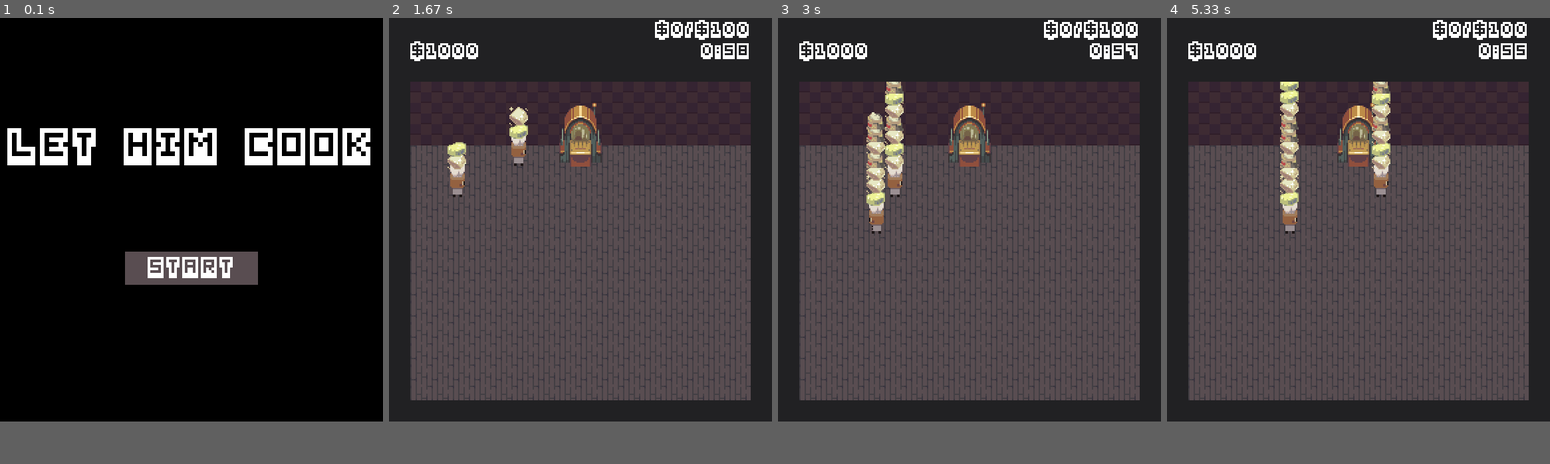
Above: before the commit, frames 1-4 (left to right).
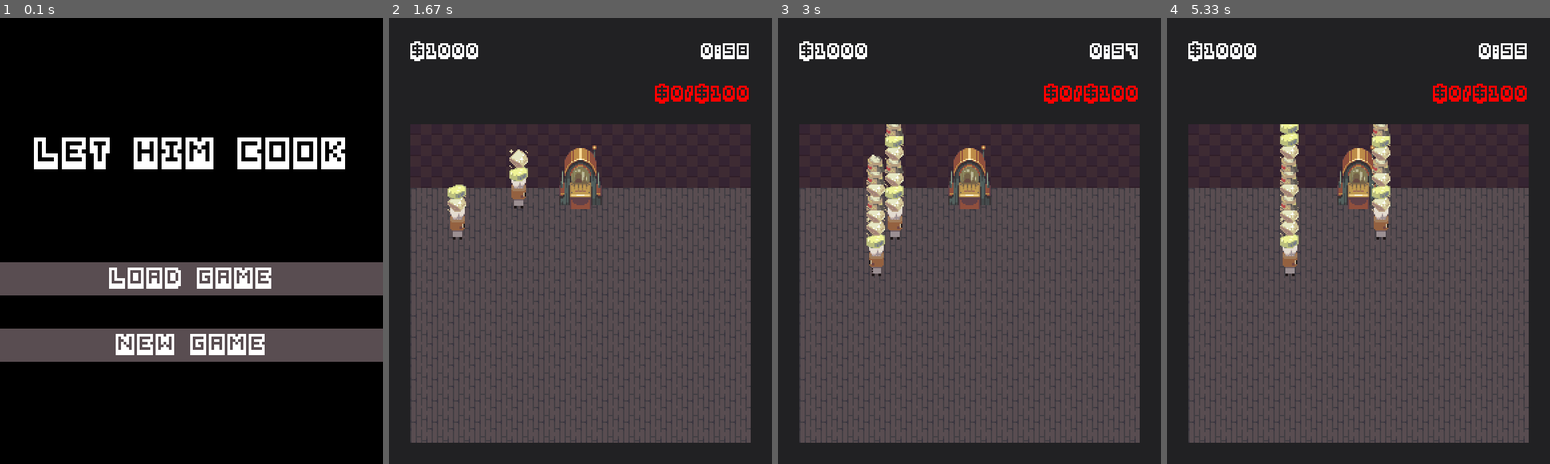
Above: after the commit, the same moments.

Repository: Feiyang0303/Let-Him-Cook
Game: pygame game, started from main.py
Same seed, same stepped clock (60 frames per second), same inputs: the game is played once before the commit and once after it.
Inputs (mouse positions are in pixels of both pictures, inside the frame that each line leads up to):
- Up to frame 1 (0.1 s): no input
- Up to frame 2 (1.67 s): click (584, 272) at 0.38 s; hold Right 0.67-1.13 s; move the mouse to (446, 406) at 0.7 s; hold Up 1.17-1.47 s; move the mouse to (438, 249) at 1.2 s; tap Space at 1.23, 1.57 s; hold Right from 1.5 s (still down); move the mouse to (569, 218) at 1.53 s
- Up to frame 3 (3 s): tap Space at 1.87, 2.07, 2.37, 2.63, 2.97 s; release Right at 1.97 s; hold Left 2-2.53 s; move the mouse to (1015, 227) at 2.03 s; tap Shift at 2.15 s; hold Down 2.57-2.87 s; move the mouse to (1030, 178) at 2.6 s; tap 0 at 2.72 s; hold Left from 2.9 s (still down); move the mouse to (938, 356) at 2.93 s
- Up to frame 4 (5.33 s): tap Space at 3.27, 3.4, 3.8, 4.1, 4.47, 4.87, 5.17 s; release Left at 3.3 s; hold Up 3.33-3.7 s; move the mouse to (1274, 379) at 3.37 s; tap Shift at 3.48, 4.95 s; hold Right 3.73-4.37 s; move the mouse to (1396, 334) at 3.77 s; tap 0 at 3.88 s; hold Down 4.4-4.77 s; move the mouse to (1431, 111) at 4.43 s; hold Left 4.8-5.27 s; move the mouse to (1262, 258) at 4.83 s; hold Right from 5.3 s (still down)
In our replay, the window is 576x608 before the commit and 576x672 after it. These sizes can differ from the game's own. Grey fills any space a smaller window leaves; there, only what the larger window draws over its background counts as a difference.

The runs differ from the first frame. In frame 1, 19% of the frame differs, in the area x 0-100%, y 24-78%; in frame 2, 22%; in frame 3, 23%; in frame 4, 23%, in the area x 5-95%, y 0-96%.

Commit message:
Added Quotas to fufill each day
Selling items now adds to the quota instead of the players money. Money is given at the end of the day instead.

Diff:
--- a/game.py
+++ b/game.py
@@ -61,12 +61,13 @@
         self.storage_menu = StorageMenu(self, pg.Vector2(12 * TILE_WIDTH, 10 * TILE_HEIGHT))
         self.buy_item_menu = ItemBuyMenu(self, pg.Vector2(12 * TILE_WIDTH, 10 * TILE_HEIGHT))
 
-        self.scoreText = Text(self, pg.Vector2(MARGIN, MARGIN), "fonts/pixel-bit-advanced.ttf", 24, (255, 255, 255), text=f"${AERSOL}")
+        self.money_text = Text(self, pg.Vector2(MARGIN, MARGIN), "fonts/pixel-bit-advanced.ttf", 24, (255, 255, 255), text=f"${STARTING_MONEY}")
 
-        self.quotaText = Text(self, pg.Vector2(SCREEN_WIDTH - MARGIN, 0), "fonts/pixel-bit-advanced.ttf", 24, (255, 255, 255), justification=JUSTIFY_RIGHT, text=f"$0/${100}")
-        self.timerText = Text(self, pg.Vector2(SCREEN_WIDTH - MARGIN, MARGIN), "fonts/pixel-bit-advanced.ttf", 24, (255, 255, 255), justification=JUSTIFY_RIGHT, text="1:00")
+        self.quota_text = Text(self, pg.Vector2(SCREEN_WIDTH - MARGIN, MARGIN * 3), "fonts/pixel-bit-advanced.ttf", 24, (255, 255, 255), justification=JUSTIFY_RIGHT, text=f"$0/${100}")
+        self.timer_text = Text(self, pg.Vector2(SCREEN_WIDTH - MARGIN, MARGIN), "fonts/pixel-bit-advanced.ttf", 24, (255, 255, 255), justification=JUSTIFY_RIGHT, text="1:00")
 
-        self.money = AERSOL
+        self.money = STARTING_MONEY
+        self.money_made_today = 0
 
         self.day_manager = DayManager(self)
         self.wave_state = COOK_WAVE
@@ -130,7 +131,7 @@
             self.storage_menu.immuneUpdate()
             self.world_editor.immuneUpdate()
 
-            self.scoreText.set_text(f"${self.money}")
+            self.money_text.set_text(f"${self.money}")
 
     def draw(self):
         if self.state==MAIN_MENU_STATE:
@@ -143,9 +144,9 @@
             self.player2.draw()
             self.world_renderer.draw()
             self.world_editor.draw()
-            self.scoreText.draw()
-            self.quotaText.draw()
-            self.timerText.draw()
+            self.money_text.draw()
+            self.quota_text.draw()
+            self.timer_text.draw()
 
             # these menus should really be handling that themselves....
             # ...whatever.
--- a/mainscreen.py
+++ b/mainscreen.py
@@ -8,29 +8,41 @@
 class MainMenu:
     def __init__(self, game):
         self.game = game
-        self.title_text = Text(game, pg.Vector2(SCREEN_WIDTH / 2, SCREEN_HEIGHT / 4), "fonts/pixel-bit-advanced.ttf",
-                               56, (255, 255, 255), justification=JUSTIFY_CENTER, text='LET HIM COOK')
-        self.start_button = Button(game, pg.Vector2(SCREEN_WIDTH / 2 - 100, SCREEN_HEIGHT / 4 + 200),
-                                   pg.Vector2(200, 50), call=self.start_game)
-        self.start_button_text = Text(game, pg.Vector2(SCREEN_WIDTH / 2, SCREEN_HEIGHT / 4 + 200),
-                                      "fonts/pixel-bit-advanced.ttf", 32, (255, 255, 255), justification=JUSTIFY_CENTER,
-                                      text='START')
+        self.title_text = Text(game, pg.Vector2(SCREEN_WIDTH / 2, SCREEN_HEIGHT / 4), "fonts/pixel-bit-advanced.ttf", 48, (255, 255, 255), justification=JUSTIFY_CENTER, text='LET HIM COOK')
 
-    def start_game(self):
-        print("GAME START!")
-        # self.game.new_game()
+        self.load_game_button = Button(game, pg.Vector2(0, SCREEN_HEIGHT / 4 + 200), pg.Vector2(SCREEN_WIDTH, 50), call=self.new_game)
+        self.load_game_button_text = Text(game, pg.Vector2(SCREEN_WIDTH / 2, SCREEN_HEIGHT / 4 + 200), "fonts/pixel-bit-advanced.ttf", 32, (255, 255, 255), justification=JUSTIFY_CENTER, text='LOAD GAME')
+
+        self.new_game_button = Button(game, pg.Vector2(0, SCREEN_HEIGHT / 4 + 300), pg.Vector2(SCREEN_WIDTH, 50), call=self.new_game)
+        self.new_game_button_text = Text(game, pg.Vector2(SCREEN_WIDTH / 2, SCREEN_HEIGHT / 4 + 300), "fonts/pixel-bit-advanced.ttf", 32, (255, 255, 255), justification=JUSTIFY_CENTER, text='NEW GAME')
+
+    def load_game(self):
+        self.game.load_game()
         self.game.set_game_state(PLAY_STATE)
-        self.start_button.disable()
+
+        self.new_game_button.disable()
+        self.load_game_button.disable()
+
+    def new_game(self):
+        self.game.new_game()
+        self.game.set_game_state(PLAY_STATE)
+
+        self.new_game_button.disable()
+        self.load_game_button.disable()
 
     def draw(self):
         self.game.screen.fill((0, 0, 0))
         self.title_text.draw()
-        self.start_button.draw()
-        self.start_button_text.draw()
+
+        self.load_game_button.draw()
+        self.load_game_button_text.draw()
+        self.new_game_button.draw()
+        self.new_game_button_text.draw()
 
     def update(self):
-        self.start_button.update()
-
+        self.load_game_button.update()
+        self.new_game_button.update()
 
     def immuneUpdate(self):
-        self.start_button.immuneUpdate()
+        self.load_game_button.immuneUpdate()
+        self.new_game_button.immuneUpdate()
--- a/settings.py
+++ b/settings.py
@@ -22,7 +22,7 @@
 WORLD_HEIGHT = 12
 WORLD_WALL_HEIGHT = 3
 
-STATS_MARGIN = TILE_WIDTH * 2
+STATS_MARGIN = TILE_WIDTH * 4
 
 MARGIN = TILE_WIDTH
 
@@ -46,7 +46,7 @@
 DASH_POWER = 25
 TIME_TO_TAKE_DASH = 0.08
 
-AERSOL = 1000
+STARTING_MONEY = 1000
 
 BUY_BUILDINGS = ["counter", "fridge", "chopper", "oven", "seller", "item-shop"]
 BUY_ITEMS = ["sugar", "flour", "butter"]
--- a/userinterface.py
+++ b/userinterface.py
@@ -36,6 +36,7 @@
 
     def set_color(self, color):
         self.color = color
+        self.img = self.font.render(self.text, False, self.color)
 
     def draw(self):
         if self.justification == JUSTIFY_LEFT:
@@ -84,7 +85,8 @@
             self.clicking = False
 
     def disable(self):
-        self.game.eventees.remove(self)
+        if self in self.game.eventees:
+            self.game.eventees.remove(self)
 
     def draw(self):
         if self.disabled:
--- a/waves.py
+++ b/waves.py
@@ -13,6 +13,7 @@
         self.current_wave = None
         self.wave_buffer = []
 
+        self.start_money = 0
         self.quota = 100
         self.quota_add = [0, 10, 10, 10, 20, 30, 20]
 
@@ -23,7 +24,14 @@
     def update(self):
         self.current_wave.update()
 
+        self.game.quota_text.set_text(f"${self.game.money_made_today}/${self.quota}")
+        if self.game.money_made_today >= self.quota:
+            self.game.quota_text.set_color((0, 255, 0))
+        else:
+            self.game.quota_text.set_color((255, 0, 0))
+
     def new_day(self):
+        self.game.money_made_today = 0
         self.quota += self.quota_add[self.day]
         self.day += 1
 
@@ -46,6 +54,13 @@
 
         self.current_wave = self.wave_buffer[0]
         self.current_wave.start()
+
+    def end_day(self):
+        if self.game.money_made_today < self.quota:
+            self.game.game_over()
+        else:
+            self.game.money += self.game.money_made_today - self.quota
+        self.new_day()
 
     def new_friday(self):
         self.quota = 1000
@@ -96,7 +111,7 @@
         self.timer += self.game.DT
         if self.timer > self.delay: self.finish()
 
-        self.game.timerText.set_text(format_time(self.delay - self.timer))
+        self.game.timer_text.set_text(format_time(self.delay - self.timer))
 
 class CookWave(TimerWave):
     def __init__(self, game, delay):
--- a/world.py
+++ b/world.py
@@ -229,7 +229,7 @@
         if not player.inventory.isEmpty():
             self.game.particles.append(SellParticle(self.game, self.pos, text=f"+${player.inventory.next().sellprice}"))
 
-            self.game.money += player.inventory.next().sellprice
+            self.game.money_made_today += player.inventory.next().sellprice
             player.inventory.pop()
 
     def draw(self):
Binary file changed: new-sprites/items/chocolate.png
